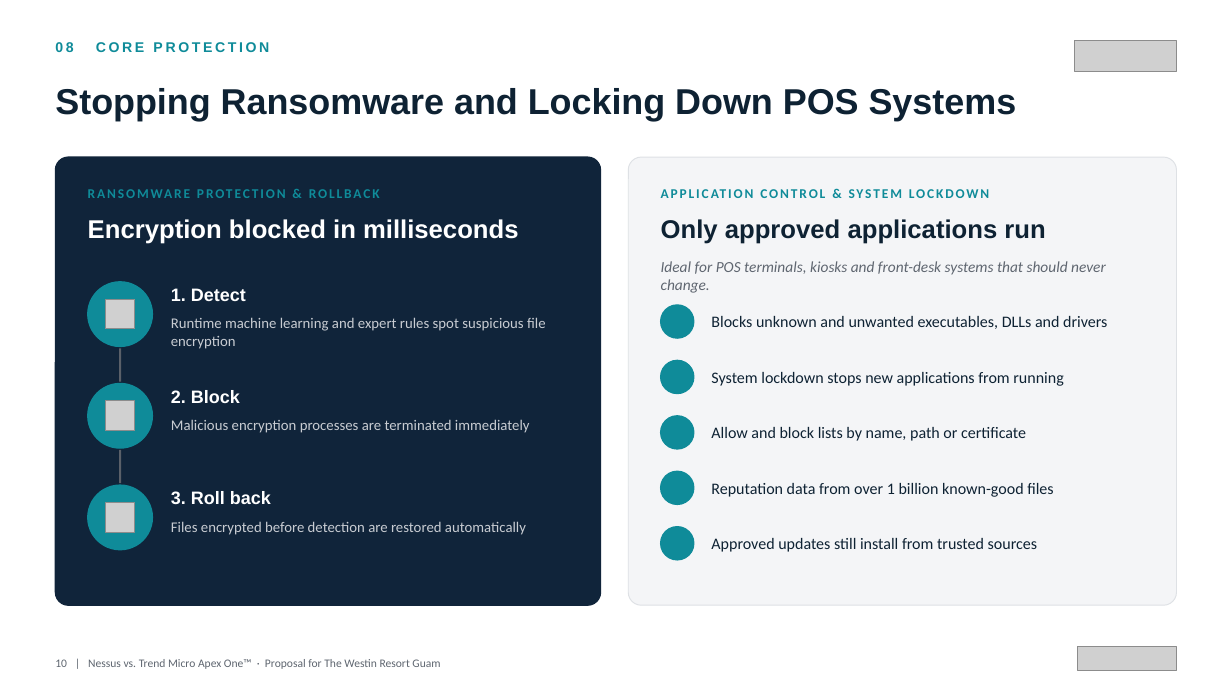
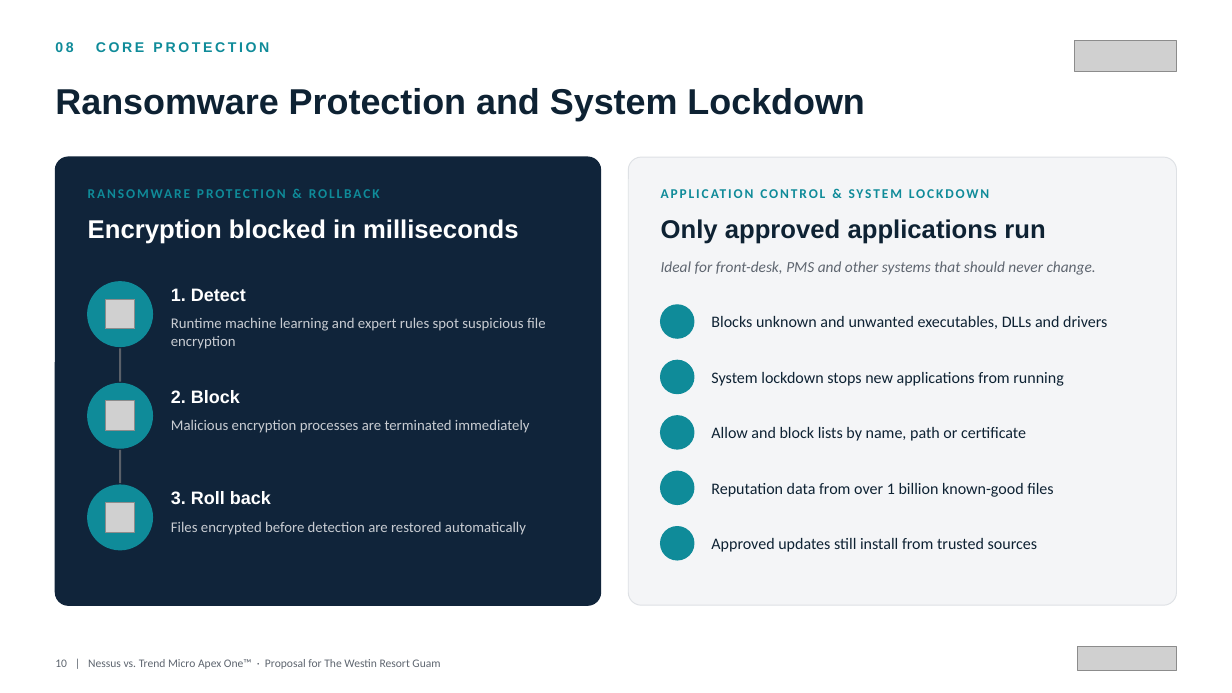
Before and after one commit to BigLee-Creator/Recommendations, a slide deck: slide 10 of ENG._Nessus_vs_Trend_Micro_Apex_One_Proposal_for_Westin_Resort_Guam_SECUKOREA.pptx. Drawn at 1232x693 pixels with LibreOffice and Linux fonts; fonts in the diff are those of the drawing; grey boxes stand for pictures; background and template pictures are left out. Boxes give left, top, right and bottom in pixels: in the first picture for what was removed or moved away, otherwise in the second. Text is boxed around its words. In the diff, an @@ line names an element or a change of style, - is before the commit and + after.

```diff
--- a/ENG._Nessus_vs_Trend_Micro_Apex_One_Proposal_for_Westin_Resort_Guam_SECUKOREA.pptx
+++ b/ENG._Nessus_vs_Trend_Micro_Apex_One_Proposal_for_Westin_Resort_Guam_SECUKOREA.pptx
@@ text at <box>55,88,864,121</box>: text changed @@
-Stopping Ransomware and Locking Down POS Systems
+Ransomware Protection and System Lockdown
@@ text at <box>661,261,1096,275</box>: text changed @@
-Ideal for POS terminals, kiosks and front-desk systems that should never change.
+Ideal for front-desk, PMS and other systems that should never change.
```
Also in this commit, not shown: 10 other slides changed.
